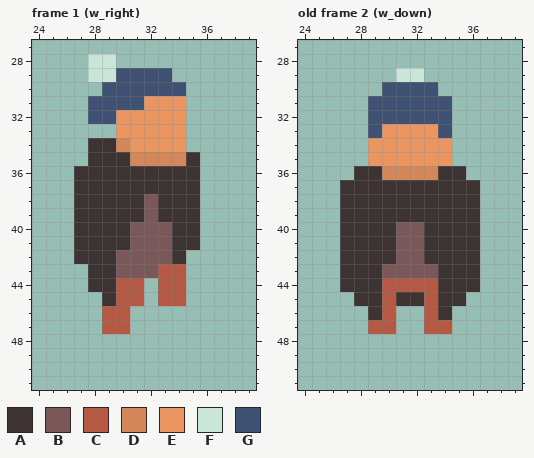
One commit to this pixel-art file: scenes/player/assets/playerAnimAseprite.aseprite. Above is the file before it was changed.
64x64 pixels, 4 frames. Shown: frame 1 (w_right): x 24..39, y 27..51; old frame 2 (w_down): x 24..39, y 27..51. The commit also changed other frames, which this record leaves out.
Palette (. is transparent): A #3d3333  B #7a5859  C #b55945  D #d48758  E #eb9661  F #cae6d9  G #405273
Pixels before, frame 1 (w_right), first column x 27:
28 .FF......
29 .FFGGGG..
30 ..GGGGGG.
31 .GGGGEEE.
32 .GGEEEEE.
33 ...EEEEE.
34 .AADEEEE.
35 .AAADDDDA
36 AAAAAAAAA
37 AAAAAAAAA
38 AAAAABAAA
39 AAAAABAAA
40 AAAABBBAA
41 AAAABBBAA
42 AAABBBBA.
43 .AABBBCC.
44 .AACC.CC.
45 ..ACC.CC.
46 ..CC.....
47 ..CC.....
Pixels before, old frame 2 (w_down), first column x 27:
29 ....FF....
30 ...GGGG...
31 ..GGGGGG..
32 ..GGGGGG..
33 ..GEEEEG..
34 ..EEEEEE..
35 ..EEEEEE..
36 .AADDDDAA.
37 AAAAAAAAAA
38 AAAAAAAAAA
39 AAAAAAAAAA
40 AAAABBAAAA
41 AAAABBAAAA
42 AAAABBAAAA
43 AAABBBBAAA
44 AAACCCCAAA
45 .AACAACAA.
46 ..AC..CA..
47 ..CC..CC..
The result:
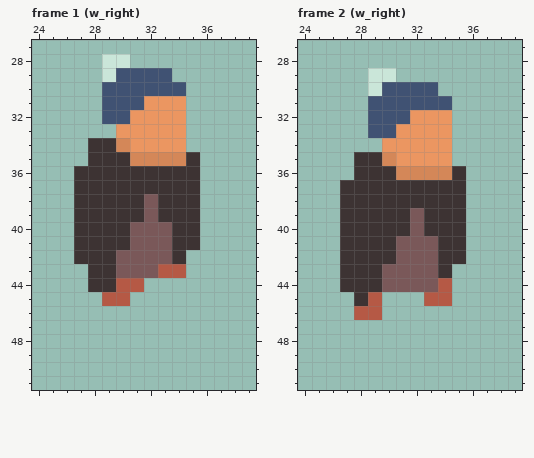
A new or re-ordered frame is compared with the old frame closest to it.
Commit: player animation and snow sounds
Edits made:
frames 4 -> 28
Changed rows in their new state; - is an unchanged pixel.
Frame 1 (w_right), layer "guy":
first column x 28:
28 .-F
29 .--
31 .--
32 .-G
first column x 29:
44 ----..
45 C-.-..
46 ..----
47 ..----
Frame 2 (w_right) is new; against old frame 2 (w_down), layer "guy":
first column x 28:
29 -FF..----
30 -F-------
32 ----EEE--
33 --G---E--
34 -.-------
35 AAD------
36 --A---D--
37 --------.
38 --------.
39 ----B---.
40 ---A----.
41 -----B--.
42 -----B--.
43 -------..
44 --BBBBC..
45 -C...-C.-
46 CC.--..--
47 -..--..--
